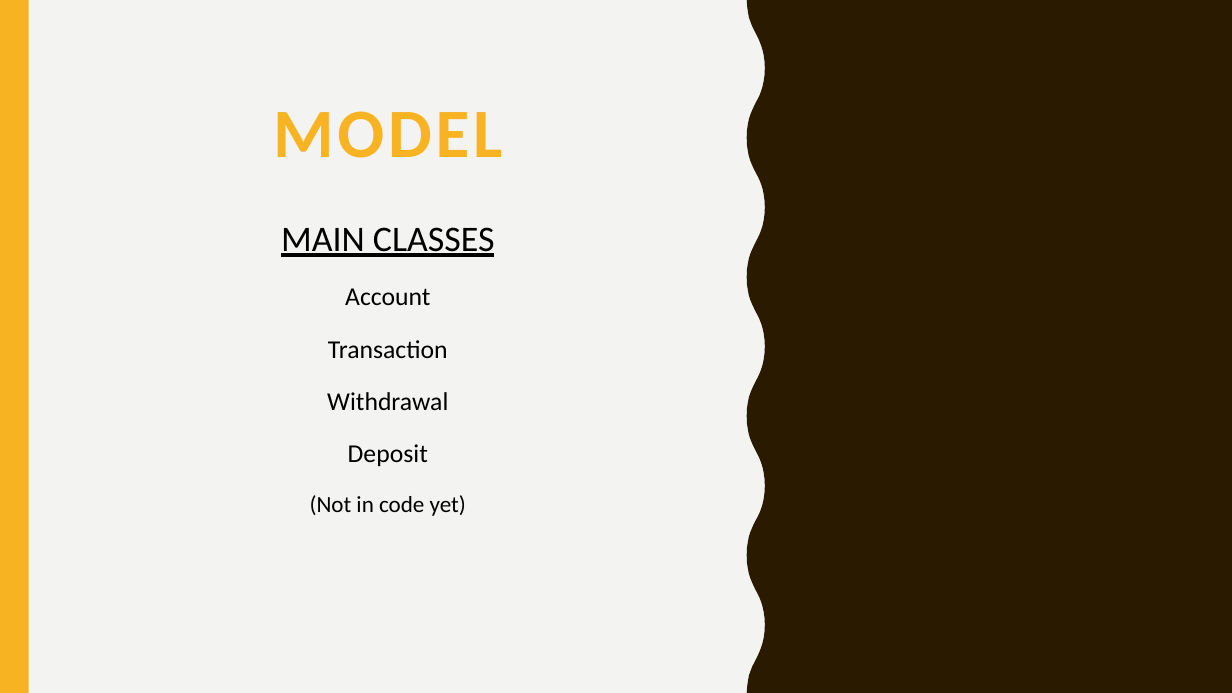
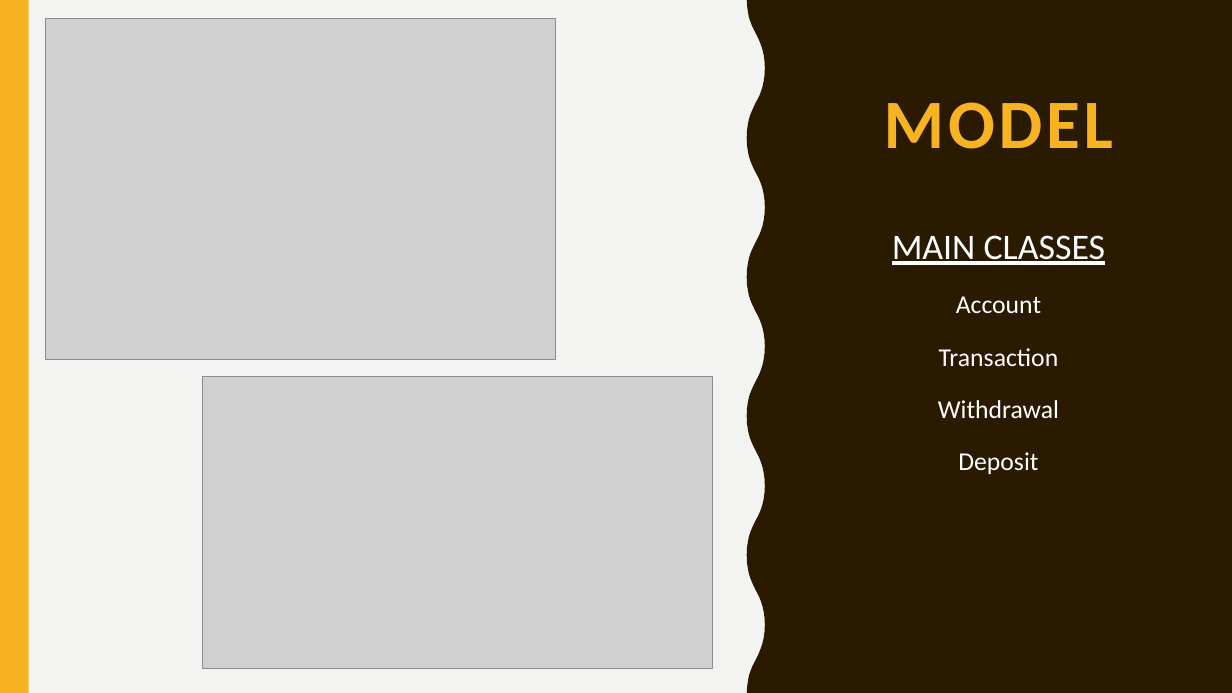
Before and after one commit to courtneyappel/EWP, a slide deck: slide 5 of MVC.pptx (slide 2 before the commit). Drawn at 1232x693 pixels with LibreOffice and Linux fonts; fonts in the diff are those of the drawing; grey boxes stand for pictures. Boxes give left, top, right and bottom in pixels: in the first picture for what was removed or moved away, otherwise in the second. Text is boxed around its words. In the diff, an @@ line names an element or a change of style, - is before the commit and + after.

Commit message:
Edited ppt and gant

```diff
--- a/MVC.pptx
+++ b/MVC.pptx
@@ picture added at [45,18,555,360] @@
@@ title "MODEL": place and size @@
-title "MODEL" at [273,111,502,158]
+title "MODEL" at [884,102,1113,149]
@@ text "MAIN CLASSES": place and size @@
-text "MAIN CLASSES" at [281,227,495,516]
+text "MAIN CLASSES" at [892,235,1106,474]
@@ text "MAIN CLASSES" at [892,235,1106,474]: text colour #000000 to #FFFFFF @@
@@ picture added at [203,376,713,668] @@
@@ text at [310,495,466,516]: paragraph removed @@
-(Not in code yet)
```
Also in this commit, not shown: 2 other files.
